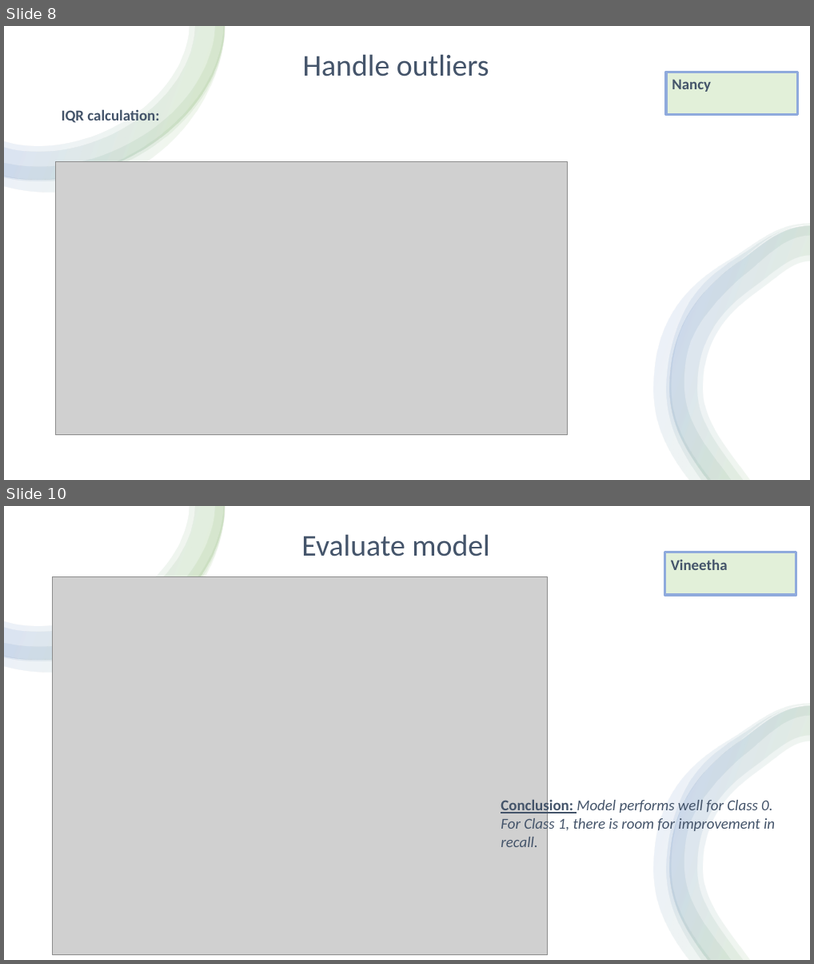
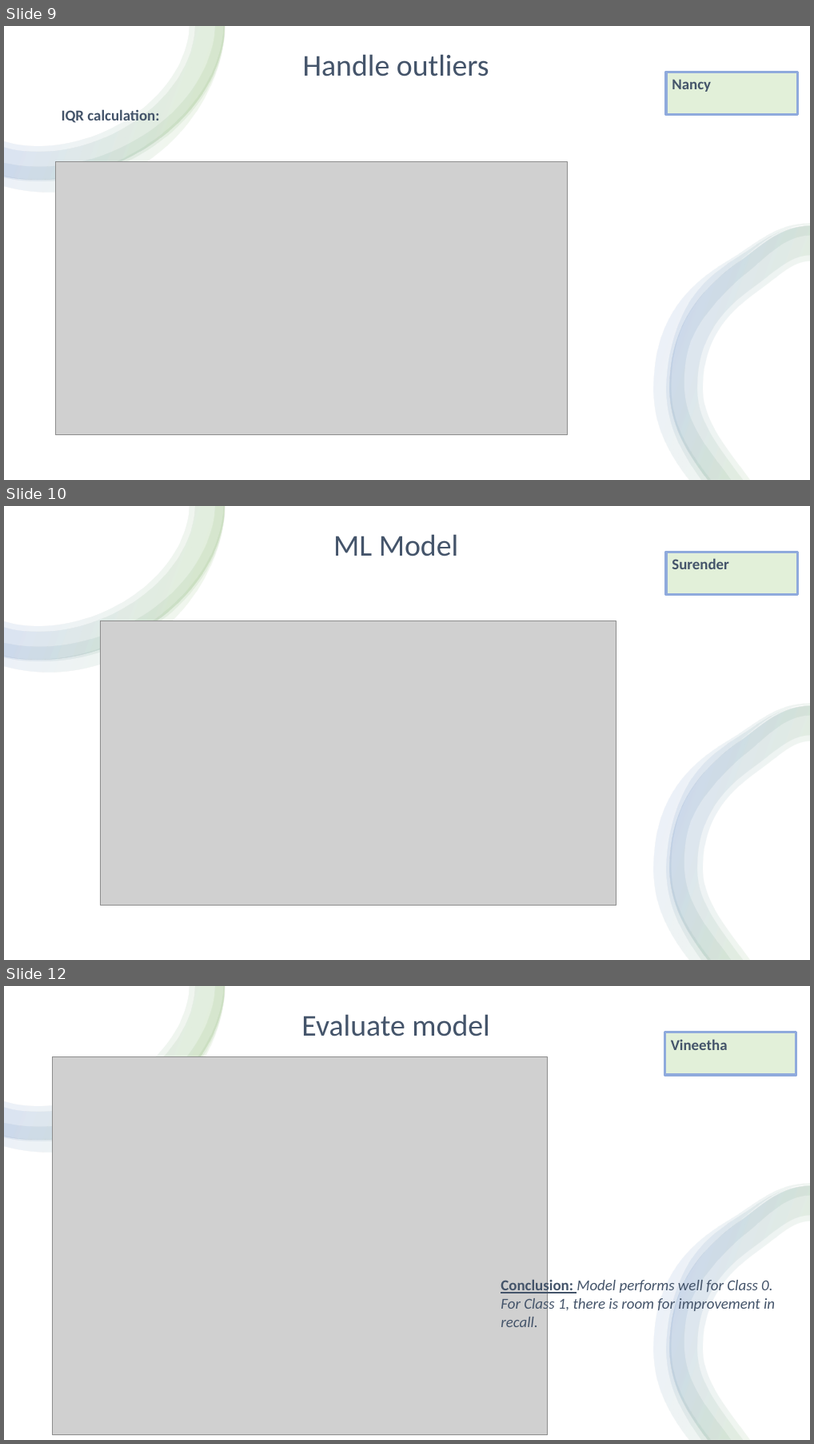
Before and after one commit to VineethaRamachandra/FinalProject-4, a slide deck: Credit_Card_Fraud_Detection-Project4-Group-4.pptx. Shown one above the other, each under a label of ours: slides 8 and 10 before the commit, slides 9, 10 and 12 after it; the slides between them are not shown. The pictures are 814x964 and 814x1444 pixels, drawn with LibreOffice and Linux fonts; fonts in the diff are those of the drawing; grey boxes stand for pictures. Boxes give left, top, right and bottom in pixels: in the first picture for what was removed or moved away, otherwise in the second. Text is boxed around its words. In the diff, an @@ line names an element or a change of style, - is before the commit and + after.

```diff
--- a/Credit_Card_Fraud_Detection-Project4-Group-4.pptx
+++ b/Credit_Card_Fraud_Detection-Project4-Group-4.pptx
@@ slide 10 added at [4, 506, 810, 960], background #FFFFFF @@
@@ rectangle added at [4, 506, 810, 960], fill #FFFFFF @@
@@ group added at [4, 506, 226, 672]: 4 freeform shapes @@
@@ title added at [334, 534, 458, 556], 36 pt, text #44546A @@
+ML Model
@@ rectangle added at [666, 552, 798, 595], fill #E2F0D9, outline #8FAADC 3 pt, 18 pt, text #44546A, bold @@
+Surender
@@ picture added at [101, 621, 617, 904] @@
@@ group added at [654, 703, 810, 960]: 4 freeform shapes @@
@@ what was slide 8 is now slide 9 @@
@@ what was slide 10 is now slide 12 @@
```
Also in this commit, not shown: 1 slide changed, 1 other slide added.
